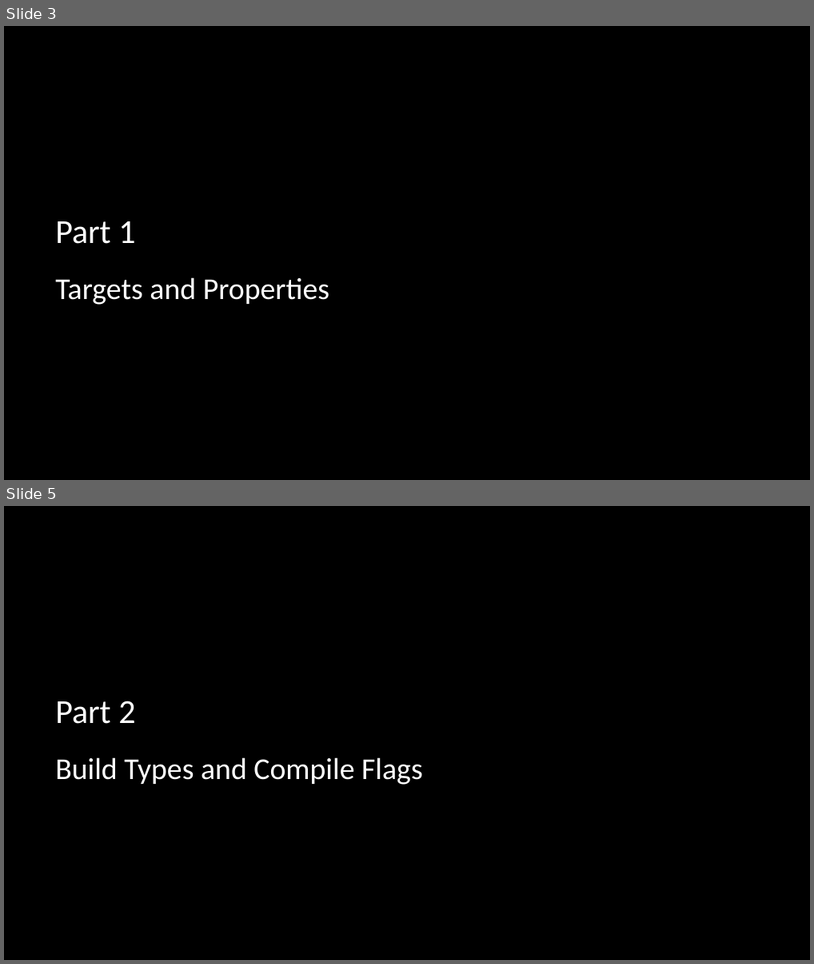
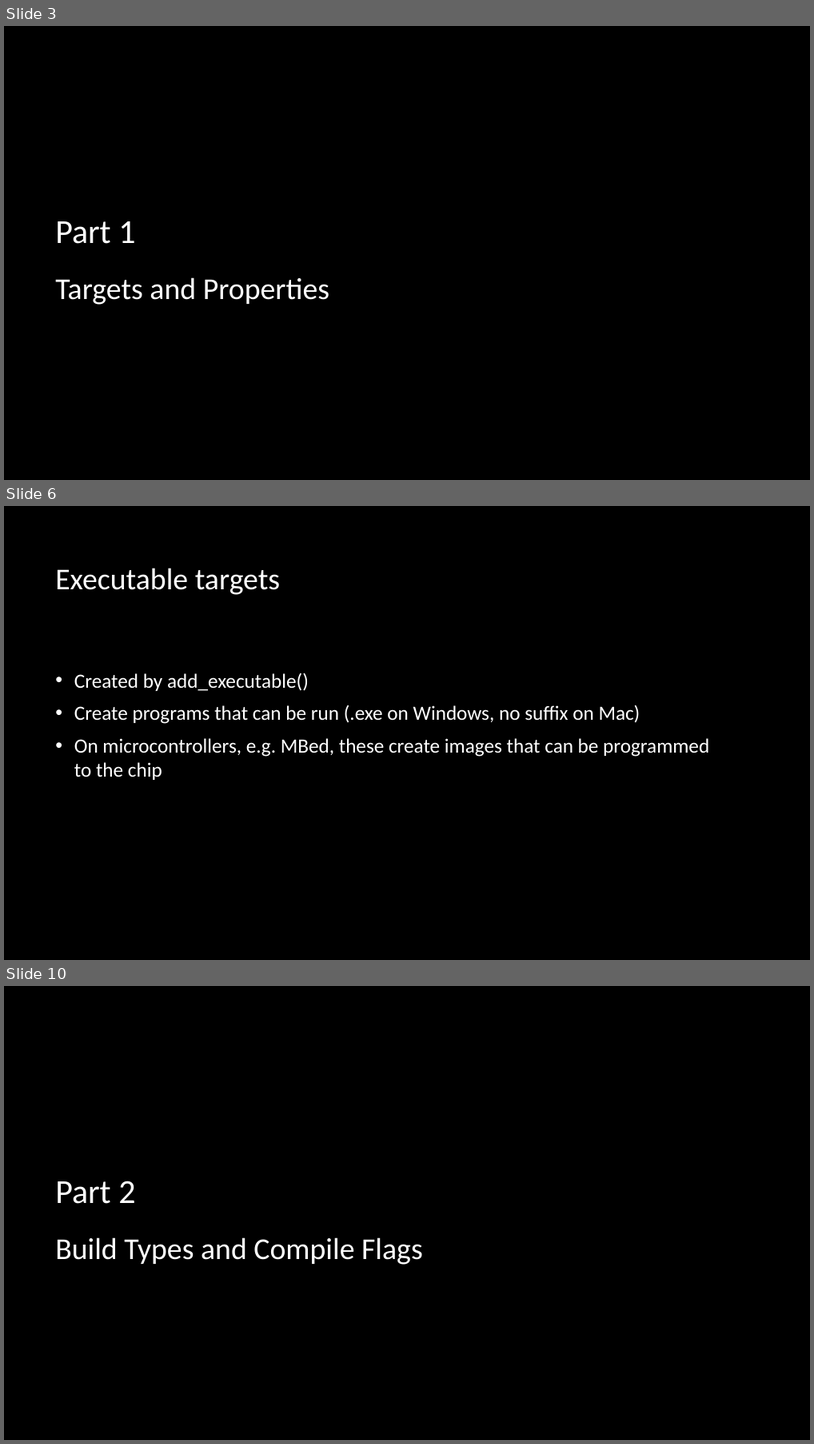
Before and after one commit to multiplemonomials/CMakeTraining, a slide deck: Session 2 - More Advanced CMake.pptx. Shown one above the other, each under a label of ours: slides 3 and 5 before the commit, slides 3, 6 and 10 after it; the slides between them are not shown. The pictures are 814x964 and 814x1444 pixels, drawn with LibreOffice and Linux fonts; fonts in the diff are those of the drawing; background and template pictures are left out. Boxes give left, top, right and bottom in pixels: in the first picture for what was removed or moved away, otherwise in the second. Text is boxed around its words. In the diff, an @@ line names an element or a change of style, - is before the commit and + after.

Commit message:
Start on targets section

```diff
--- a/Session 2 - More Advanced CMake.pptx
+++ b/Session 2 - More Advanced CMake.pptx
@@ slide 6 added at bbox=[4, 506, 810, 960], background picture (left out) @@
@@ title added at bbox=[55, 568, 280, 595], 36 pt, text #FFFFFF @@
+Executable targets
@@ text added at bbox=[74, 672, 710, 780], 24 pt, text #FFFFFF @@
+• Created by add_executable()
+• Create programs that can be run (.exe on Windows, no suffix on Mac)
+• On microcontrollers, e.g. MBed, these create images that can be programmed to the chip
@@ what was slide 5 is now slide 10 @@
```
Also in this commit, not shown: 5 slides changed, 4 other slides added.
